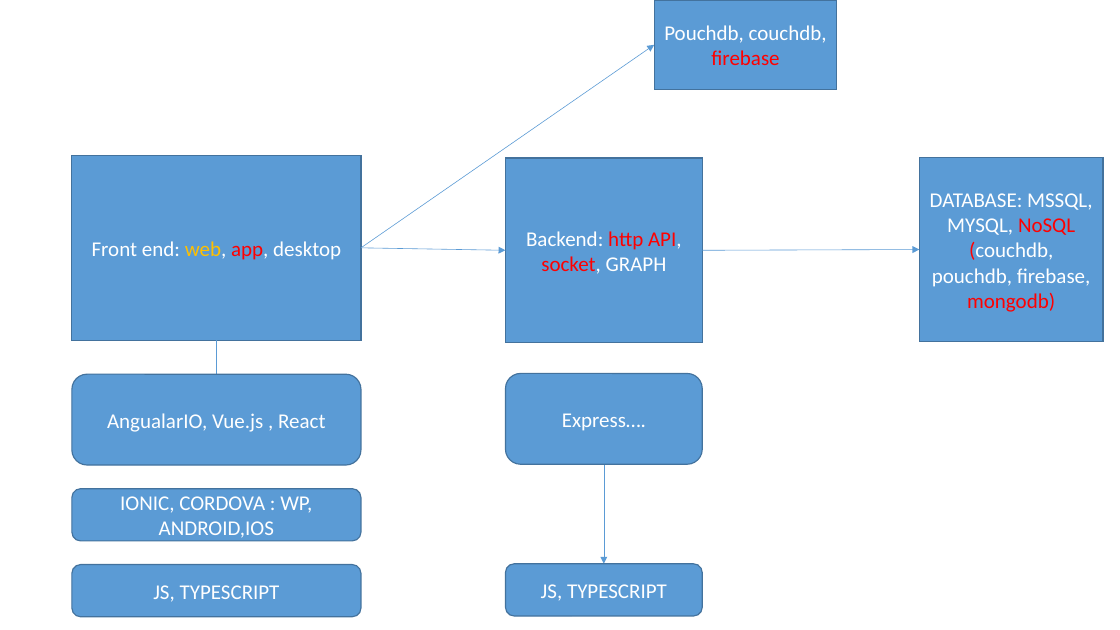
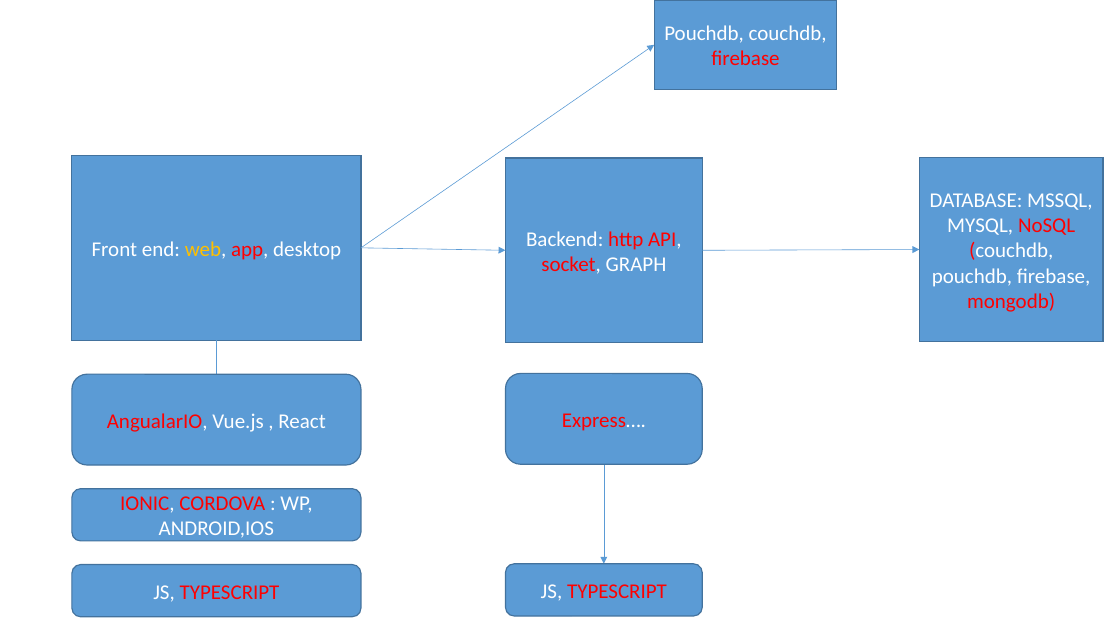
Before and after one commit to touy/winner, a slide deck: slide 2 of road map.pptx. Drawn at 1120x630 pixels with LibreOffice and Linux fonts; fonts in the diff are those of the drawing. Boxes give left, top, right and bottom in pixels: in the first picture for what was removed or moved away, otherwise in the second. Text is boxed around its words. In the diff, an @@ line names an element or a change of style, - is before the commit and + after.

```diff
--- a/road map.pptx
+++ b/road map.pptx
@@ rounded rectangle "AngualarIO, Vue.js , React" at box(72, 374, 361, 465): text colour #FFFFFF to #FF0000 in "AngualarIO," @@
@@ rounded rectangle "Express…." at box(506, 374, 702, 465): text colour #FFFFFF to #FF0000 in "Express…." @@
@@ rounded rectangle "IONIC, CORDOVA : WP, ANDROID,IOS" at box(72, 489, 361, 541): text colour #FFFFFF to #FF0000 in "IONIC, CORDOVA" @@
@@ rounded rectangle "JS, TYPESCRIPT" at box(72, 565, 361, 617): text colour #FFFFFF to #FF0000 in "TYPESCRIPT" @@
@@ rounded rectangle "JS, TYPESCRIPT" at box(506, 564, 702, 616): text colour #FFFFFF to #FF0000 in "TYPESCRIPT" @@
```
Also in this commit, not shown: 3 slides added, 21 other files.
